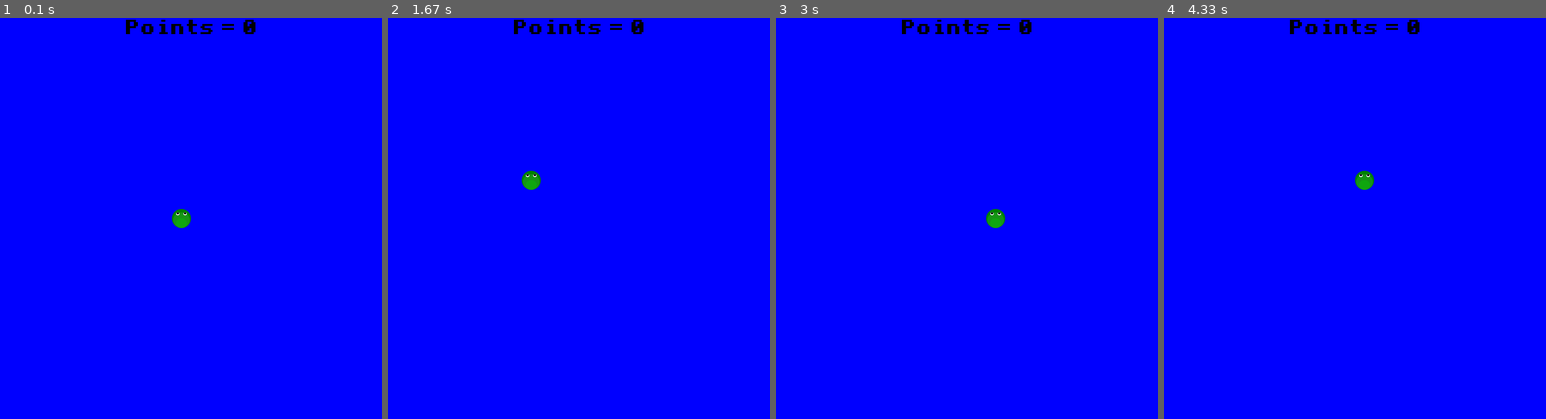
Above: before the commit, frames 1-4 (left to right).
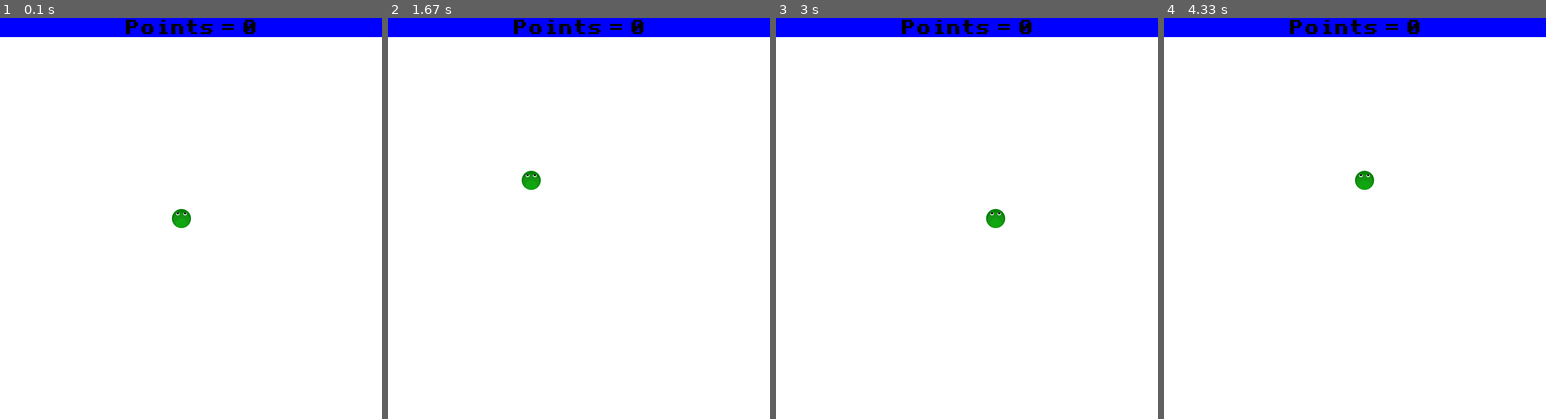
Above: after the commit, the same moments.

Repository: mattvenn/python-workshop
Game: pygame game, started from demos/pygame/snake/snake.py
The game is run twice, just before and just after one commit, with the same random seed, the same clock (stepped at 60 frames per second) and the same inputs. The source is Python 2; it was converted automatically to run under Python 3.
Inputs:
- Up to frame 1 (0.1 s): no input
- Up to frame 2 (1.67 s): hold Right 0.33-0.8 s; hold Up 0.83-1.3 s; hold Right from 1.33 s (still down)
- Up to frame 3 (3 s): release Right at 1.83 s; hold Down 2.43-2.98 s
- Up to frame 4 (4.33 s): hold Left 3.02-3.57 s; hold Up 3.6-4.15 s; hold Right from 4.18 s (still down)

The runs differ from the first frame. In frame 1, 95% of the frame differs, in the area x 0-100%, y 4-100%; in frame 2, 95%; in frame 3, 95%; in frame 4, 95%.

Commit message:
added sounds

Diff:
--- a/demos/pygame/snake/snake.py
+++ b/demos/pygame/snake/snake.py
@@ -6,6 +6,9 @@
 import time
 import random
 
+#sound prep
+pygame.mixer.pre_init(44100, 16, 2, 4096)
+pygame.mixer.init()
 
 """
 Global constants
@@ -20,7 +23,7 @@
 RED      = (255, 0,   0  )
 
 # Screen dimensions
-tile_size = 32
+tile_size = 32 #size of the sprites
 tiles = 20
 screen_width  = tile_size * tiles
 score_height = tile_size
@@ -39,9 +42,11 @@
         # Call the parent's constructor
         pygame.sprite.Sprite.__init__(self)
 
+        self.eat_sound = pygame.mixer.Sound('eat.wav')
+        self.eat_sound.set_volume(0.7)
+
         # Set height, width
         self.image = pygame.image.load("head.png").convert_alpha()
-        print self.image.get_flags()
 
         self.rect = self.image.get_rect()
         self.rect.y = (tiles / 2) * tile_size
@@ -101,6 +106,7 @@
         for food in food_hit_list:
             food.kill()
             self.add_body(1)
+            self.eat_sound.play()
             self.points += chomp_points
 
 
@@ -134,7 +140,6 @@
 
         #load sprite
         self.image = pygame.image.load("fruit.png").convert_alpha()
-        print self.image.get_flags()
 
         # Make our bottom-left corner the passed-in location.
         self.rect = self.image.get_rect()
@@ -189,6 +194,12 @@
 
 print("starting")
 start_time = time.time()
+
+food_sound = pygame.mixer.Sound('appear.wav')
+food_sound.set_volume(0.7)
+
+end_sound = pygame.mixer.Sound('game-over.wav')
+end_sound.set_volume(0.7)
 
 while not done:
     #we could get multiple events here. So that's why we break if a key is pressed.
@@ -221,13 +232,14 @@
                 crash = True
         #otherwise add it to the lists
         if not crash:
+            food_sound.play()
             all_sprite_list.add(food)
             food_list.add(food)
 
     #update all sprites
     all_sprite_list.update()
 
-    screen.fill(BLUE)
+    screen.fill(WHITE)
 
     all_sprite_list.draw(screen)
 
@@ -237,6 +249,7 @@
     #crashed?
     if player.done:
         #let player see the crash
+        end_sound.play()
         time.sleep(2)
         done = True
 
Not shown, added: demos/pygame/snake/appear.wav
Not shown, added: demos/pygame/snake/eat.wav
Not shown, added: demos/pygame/snake/game-over.wav
